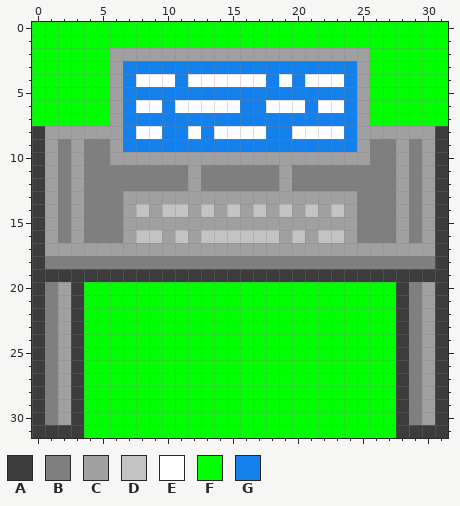
Edited in one commit: pixel-art sprite (SOL_Game/Assets/art/Decorations/Terminal1.png). Above is the file before it was changed.
Colours within 5 levels of each other are drawn and written as one.
Palette (. is transparent): A #3c3c3c  B #7f7f7f  C #a0a0a0  D #c3c3c3  E #ffffff  F #00ff00  G #1480eb
Pixels before, first column x 0:
 0 FFFFFFFFFFFFFFFFFFFFFFFFFFFFFFFF
 1 FFFFFFFFFFFFFFFFFFFFFFFFFFFFFFFF
 2 FFFFFFCCCCCCCCCCCCCCCCCCCCFFFFFF
 3 FFFFFFCGGGGGGGGGGGGGGGGGGCFFFFFF
 4 FFFFFFCGEEEGEEEEEEGEGEEEGCFFFFFF
 5 FFFFFFCGGGGGGGGGGGGGGGGGGCFFFFFF
 6 FFFFFFCGEEGEEEEEGGEEEGEEGCFFFFFF
 7 FFFFFFCGGGGGGGGGGGGGGGGGGCFFFFFF
 8 ACCCCCCGEEGGEGEEEEGGEEEEGCCCCCCA
 9 ACBCBBCGGGGGGGGGGGGGGGGGGCBBCBCA
10 ACBCBBCCCCCCCCCCCCCCCCCCCCBBCBCA
11 ACBCBBBBBBBBCBBBBBBCBBBBBBBBCBCA
12 ACBCBBBBBBBBCBBBBBBCBBBBBBBBCBCA
13 ACBCBBBCCCCCCCCCCCCCCCCCCBBBCBCA
14 ACBCBBBCDCDDCDCDCDCDCDCDCBBBCBCA
15 ACBCBBBCCCCCCCCCCCCCCCCCCBBBCBCA
16 ACBCBBBCDDCDCDDDDDDCDCDDCBBBCBCA
17 ACCCCCCCCCCCCCCCCCCCCCCCCCCCCCCA
18 ABBBBBBBBBBBBBBBBBBBBBBBBBBBBBBA
19 AAAAAAAAAAAAAAAAAAAAAAAAAAAAAAAA
20 ABCAFFFFFFFFFFFFFFFFFFFFFFFFABCA
21 ABCAFFFFFFFFFFFFFFFFFFFFFFFFABCA
22 ABCAFFFFFFFFFFFFFFFFFFFFFFFFABCA
23 ABCAFFFFFFFFFFFFFFFFFFFFFFFFABCA
24 ABCAFFFFFFFFFFFFFFFFFFFFFFFFABCA
25 ABCAFFFFFFFFFFFFFFFFFFFFFFFFABCA
26 ABCAFFFFFFFFFFFFFFFFFFFFFFFFABCA
27 ABCAFFFFFFFFFFFFFFFFFFFFFFFFABCA
28 ABCAFFFFFFFFFFFFFFFFFFFFFFFFABCA
29 ABCAFFFFFFFFFFFFFFFFFFFFFFFFABCA
30 ABCAFFFFFFFFFFFFFFFFFFFFFFFFABCA
31 AAAAFFFFFFFFFFFFFFFFFFFFFFFFAAAA
After the commit:
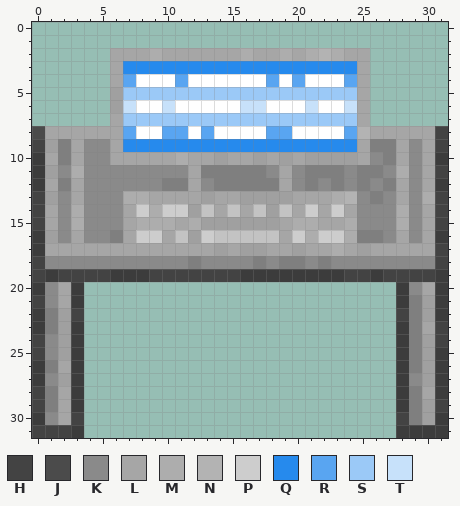
Colours new in this view: H #434343  J #4b4b4b  K #8a8a8a  L #a6a6a6  M #adadad  N #b3b3b3  P #cdcdcd  Q #268aed  R #59a5f1  S #9bc9f7  T #c7e1fa
Change:
file 32x32 -> 128x128 pixels (blocks of 1x1 -> 4x4; one block is one cell here)
y 0..1: x 0..31 FFFFFFFFFFFFFFFFFFFFFFFFFFFFFFFF -> ................................
y 2: x 0..31 FFFFFFCCCCCCCCCCCCCCCCCCCCFFFFFF -> ......LLLMLLLLLLMLLMLMNMLL......
y 3: x 0..31 FFFFFFCGGGGGGGGGGGGGGGGGGCFFFFFF -> ......LQQQQQQQQQQQQQQQQQQL......
y 4: x 0..7 FFFFFFCG -> ......LR; x 11 G -> R; x 18 G -> R; x 20 G -> R; x 24..31 GCFFFFFF -> RL......
y 5: x 0..5 FFFFFF -> ......; x 7..31 GGGGGGGGGGGGGGGGGGCFFFFFF -> SSSSSSSSSSSSSSSSSSL......
y 6: x 0..5 FFFFFF -> ......; x 7 G -> T; x 10 G -> T; x 16..17 GG -> TT; x 21 G -> T; x 24..31 GCFFFFFF -> TL......
y 7: x 0..31 FFFFFFCGGGGGGGGGGGGGGGGGGCFFFFFF -> ......LSSSSSSSSSSSSSSSSSSL......
y 8: x 0..7 ACCCCCCG -> JLLLLLLR; x 10..11 GG -> RR; x 13 G -> R; x 18..19 GG -> RR; x 24..31 GCCCCCCA -> RNLLLLLH
y 9: x 0 A -> H; x 3..25 CBBCGGGGGGGGGGGGGGGGGGC -> LKKLQQQQQQQQQQQQQQQQQQL; x 28..31 CBCA -> LKLH
y 10: x 1 C -> L; x 3..13 CBBCCCCCCCC -> LKKLLLLLMLL; x 15..16 CC -> LL; x 18 C -> L; x 20 C -> L; x 25..26 CB -> LK; x 28..30 CBC -> LKL
y 11: x 2..12 BCBBBBBBBBC -> KMKKKKKKKKL; x 18..20 BCB -> KLK; x 24 B -> K; x 27..31 BCBCA -> KMKLH
y 12: x 1 C -> L; x 3..9 CBBBBBB -> LKKKKKK; x 12..13 CB -> LK; x 19..20 CB -> LK; x 22 B -> K; x 24 B -> K; x 26 B -> K; x 28..30 CBC -> LKL
y 13: x 0 A -> H; x 2..12 BCBBBCCCCCC -> KLKKKMMLLLL; x 14..15 CC -> LL; x 20..25 CCCCCB -> LLLMNK; x 27..31 BCBCA -> KLKMH
y 14: x 0..11 ACBCBBBCDCDD -> HLKMKKKLPMPP; x 14 C -> L; x 16 C -> L; x 20..31 CDCDCBBBCBCA -> LPLPLKKKMKLH
y 15: x 0..12 ACBCBBBCCCCCC -> HLKMKKKLMMMLM; x 19..31 CCCCCCBBBCBCA -> LMMLLMKKKMKLH
y 16: x 2..5 BCBB -> KLKK; x 7..10 CDDC -> LPPL; x 13 D -> P; x 19..24 CDCDDC -> LPMPPM; x 27..30 BCBC -> KLKL
y 17: x 1..13 CCCCCCCCCCCCC -> LLLLLLLLLLLLL; x 15 C -> L; x 18..19 CC -> LL; x 21..24 CCCC -> LLML; x 26..31 CCCCCA -> LLLLLH
y 18: x 0..11 ABBBBBBBBBBB -> HKKKKKKKKKKK; x 13..16 BBBB -> KKKK; x 18 B -> K; x 21 B -> K; x 23..31 BBBBBBBBA -> KKKKKKKKH
y 19: x 0 A -> H; x 2..5 AAAA -> HHHH; x 9..15 AAAAAAA -> HHHHHHH; x 24..25 AA -> HH; x 27..30 AAAA -> HHHH
y 20: x 1..2 BC -> KL; x 4..27 FFFFFFFFFFFFFFFFFFFFFFFF -> ........................; x 29..30 BC -> KL
y 21: x 0..2 ABC -> HKL; x 4..27 FFFFFFFFFFFFFFFFFFFFFFFF -> ........................
y 22: x 3..28 AFFFFFFFFFFFFFFFFFFFFFFFFA -> H........................H
y 23: x 4..27 FFFFFFFFFFFFFFFFFFFFFFFF -> ........................; x 30..31 CA -> LH
y 24: x 0..1 AB -> HK; x 4..27 FFFFFFFFFFFFFFFFFFFFFFFF -> ........................; x 31 A -> H
y 25: x 0..1 AB -> HK; x 4..27 FFFFFFFFFFFFFFFFFFFFFFFF -> ........................
y 26: x 2 C -> L; x 4..27 FFFFFFFFFFFFFFFFFFFFFFFF -> ........................
y 27: x 1 B -> K; x 4..27 FFFFFFFFFFFFFFFFFFFFFFFF -> ........................; x 29 B -> K
y 28: x 0 A -> H; x 2 C -> L; x 4..27 FFFFFFFFFFFFFFFFFFFFFFFF -> ........................; x 30 C -> L
y 29: x 0 A -> H; x 2 C -> L; x 4..27 FFFFFFFFFFFFFFFFFFFFFFFF -> ........................; x 31 A -> H
y 30: x 1..28 BCAFFFFFFFFFFFFFFFFFFFFFFFFA -> KLH........................H
y 31: x 0..2 AAA -> HHH; x 4..27 FFFFFFFFFFFFFFFFFFFFFFFF -> ........................
Changed places in both pictures, as pixel boxes (x1, y1, x2, y2):
changed: (32, 22, 448, 438)
